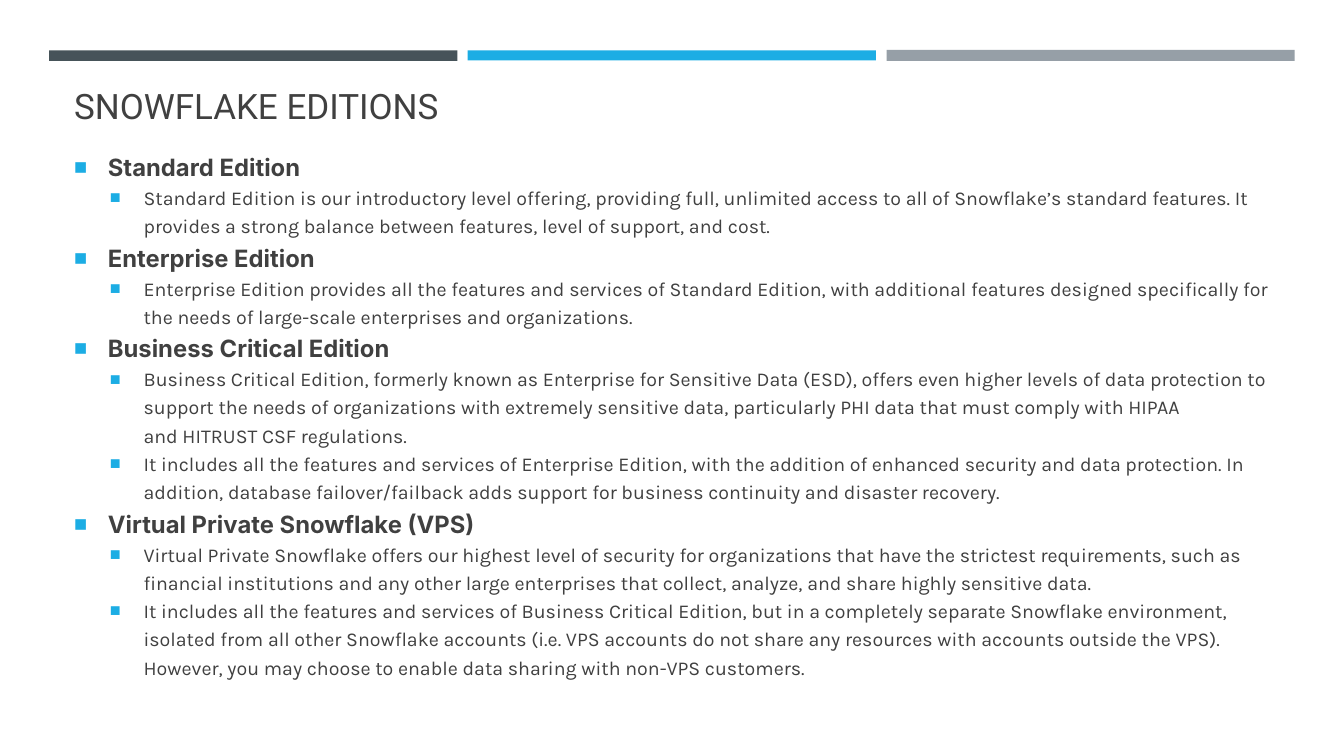
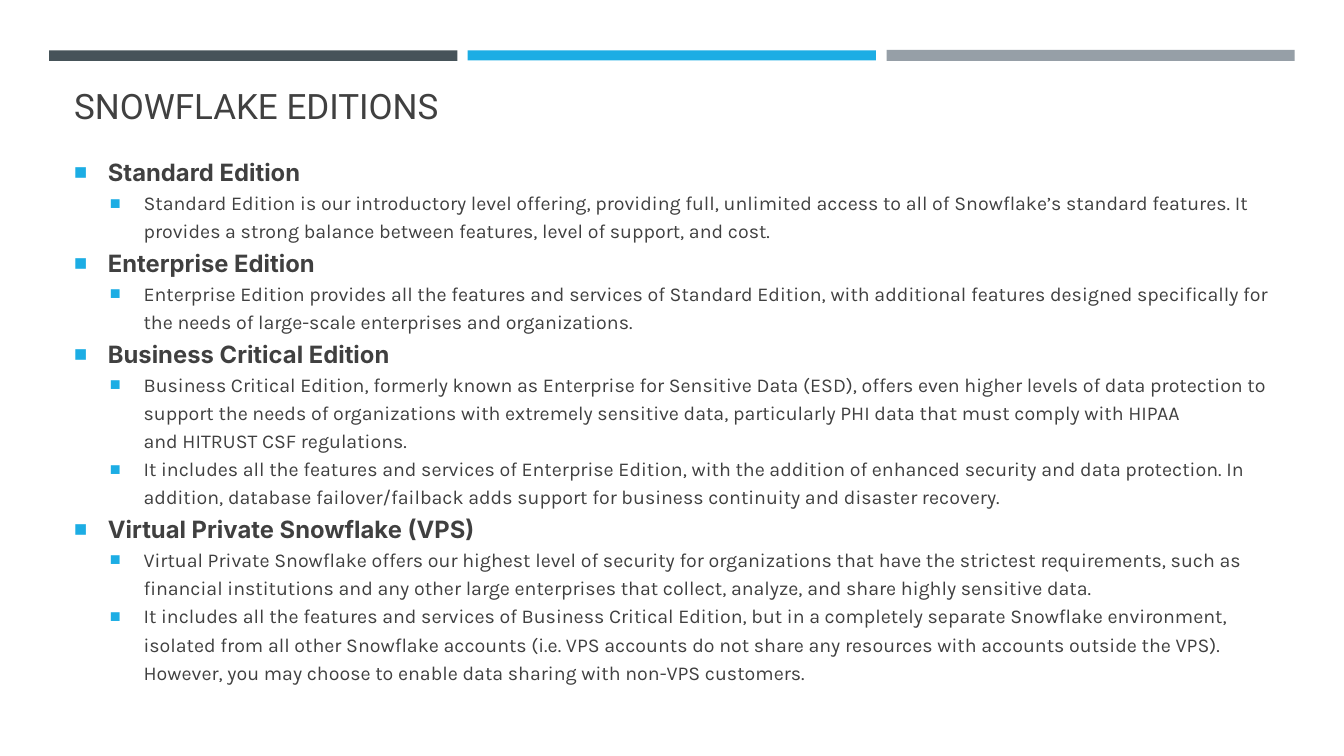
Before and after one commit to umeshmahajan/azure-brainworks2023, a slide deck: slide 9 of docs/Azure-Snowflake.pptx. Drawn at 1344x756 pixels with LibreOffice and Linux fonts; fonts in the diff are those of the drawing. Boxes give left, top, right and bottom in pixels: in the first picture for what was removed or moved away, otherwise in the second. Text is boxed around its words. In the diff, an @@ line names an element or a change of style, - is before the commit and + after.

```diff
--- a/docs/Azure-Snowflake.pptx
+++ b/docs/Azure-Snowflake.pptx
@@ text "Standard Edition" at box(108, 162, 1268, 685): vertical alignment middle to top @@
```
Also in this commit, not shown: 9 other slides changed, 4 slides added, 2 other files.
